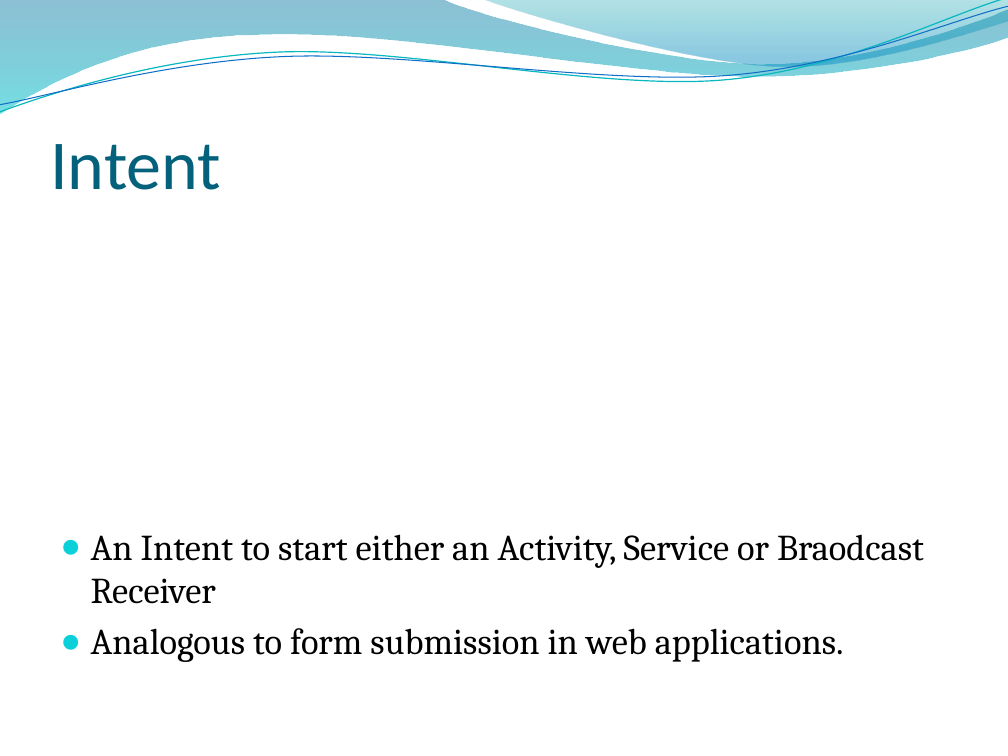
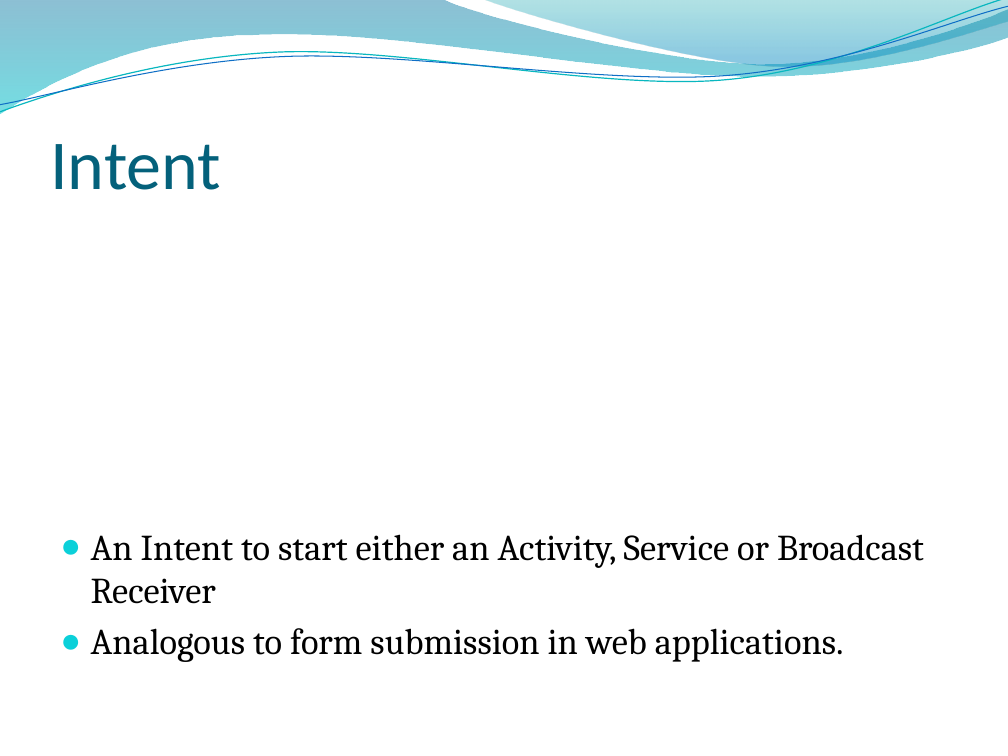
Before and after one commit to melbjvm/android101, a slide deck: slide 18 of Android 101.pptx. Drawn at 1008x756 pixels with LibreOffice and Linux fonts; fonts in the diff are those of the drawing. Boxes give left, top, right and bottom in pixels: in the first picture for what was removed or moved away, otherwise in the second. Text is boxed around its words. In the diff, an @@ line names an element or a change of style, - is before the commit and + after.

```diff
--- a/Android 101.pptx
+++ b/Android 101.pptx
@@ text at (91,534,924,604): text changed @@
-● An Intent to start either an Activity, Service or Braodcast Receiver
+● An Intent to start either an Activity, Service or Broadcast Receiver
```
Also in this commit, not shown: 2 other slides changed.
